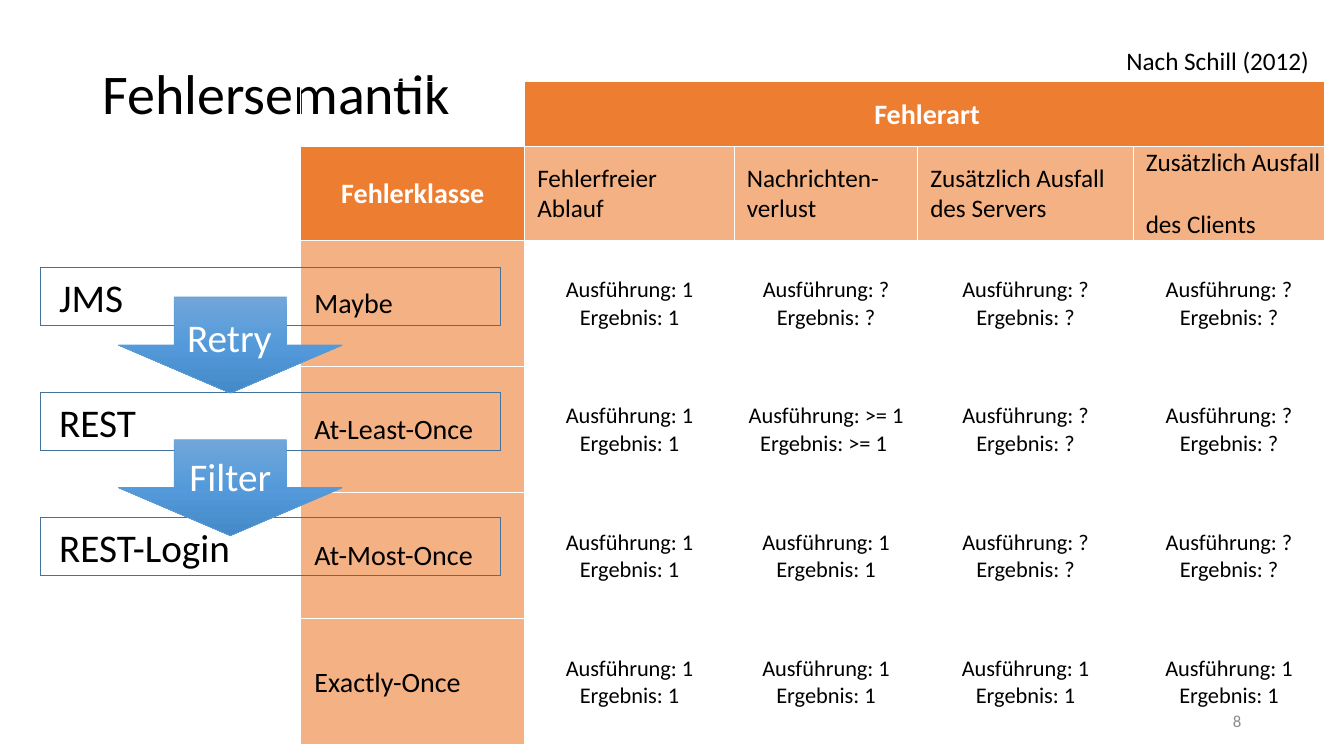
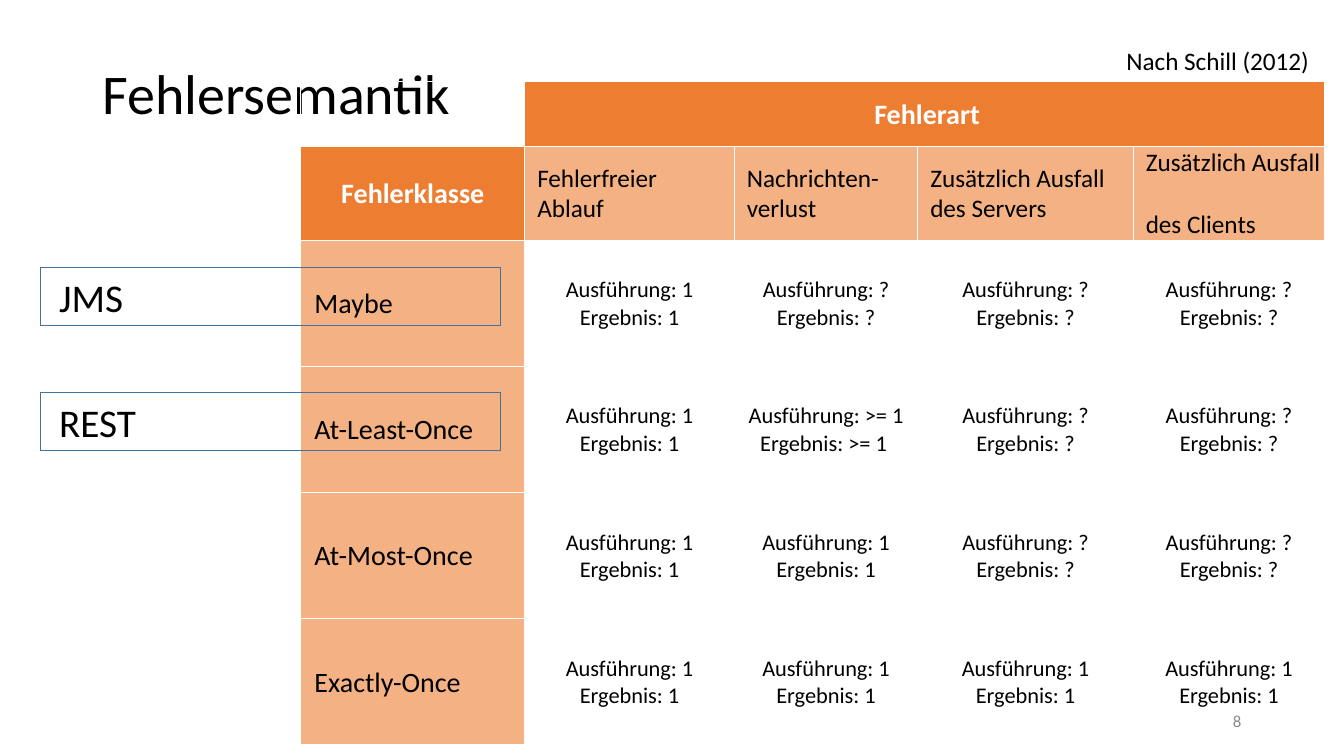
Before and after one commit to chrissike/chatapplication, a slide deck: slide 8 of dokumentation/vortrag.pptx. Drawn at 1344x756 pixels with LibreOffice and Linux fonts; fonts in the diff are those of the drawing; background and template pictures are left out. Boxes give left, top, right and bottom in pixels: in the first picture for what was removed or moved away, otherwise in the second. Text is boxed around its words. In the diff, an @@ line names an element or a change of style, - is before the commit and + after.

```diff
--- a/dokumentation/vortrag.pptx
+++ b/dokumentation/vortrag.pptx
@@ down arrow removed at <box>118,297,342,393</box> @@
@@ text removed at <box>187,327,271,359</box> @@
-Retry
@@ down arrow removed at <box>118,440,342,535</box> @@
-Filter
@@ rectangle removed at <box>40,517,500,576</box> @@
@@ text removed at <box>59,529,230,569</box> @@
-REST-Login
```
Also in this commit, not shown: 5 other slides changed, 2 other files.
